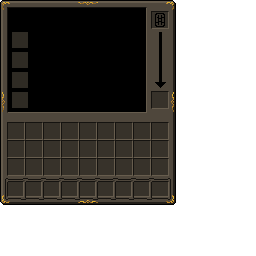
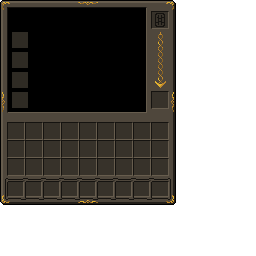
Revision of a layered 256 × 256 image; what changed, layer by layer:
added layer "arrow" above "elements" over (155, 32, 166, 88)
painted on "elements" over (155, 13, 166, 88)
